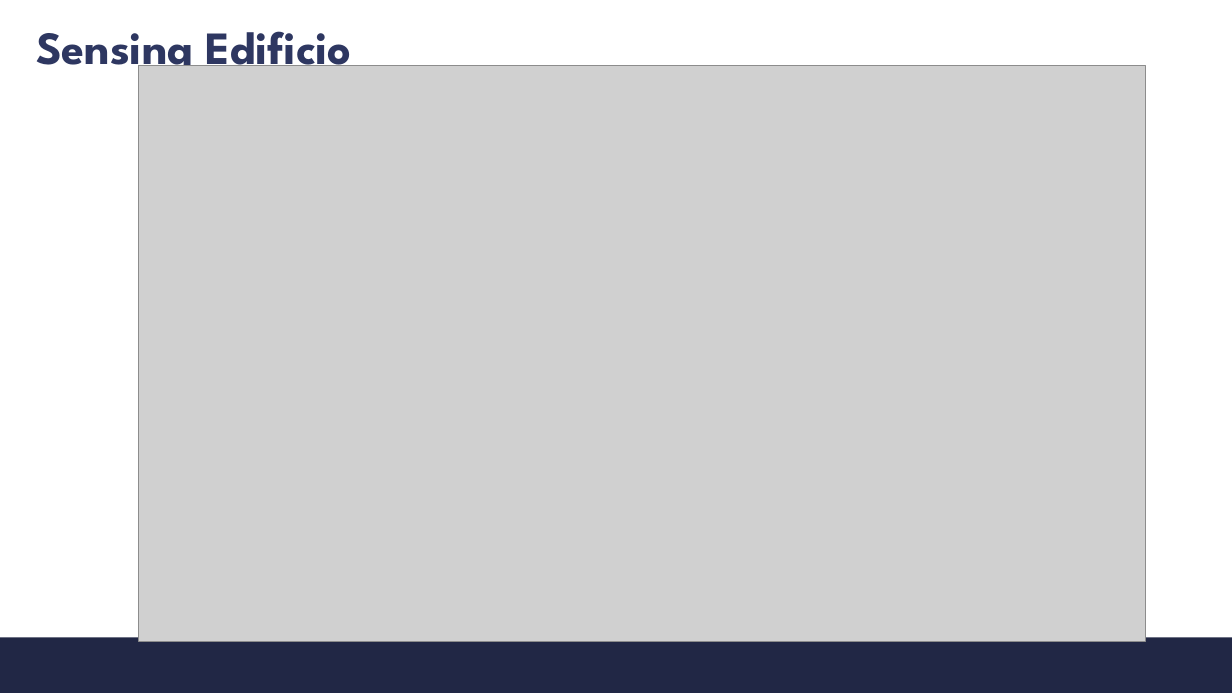
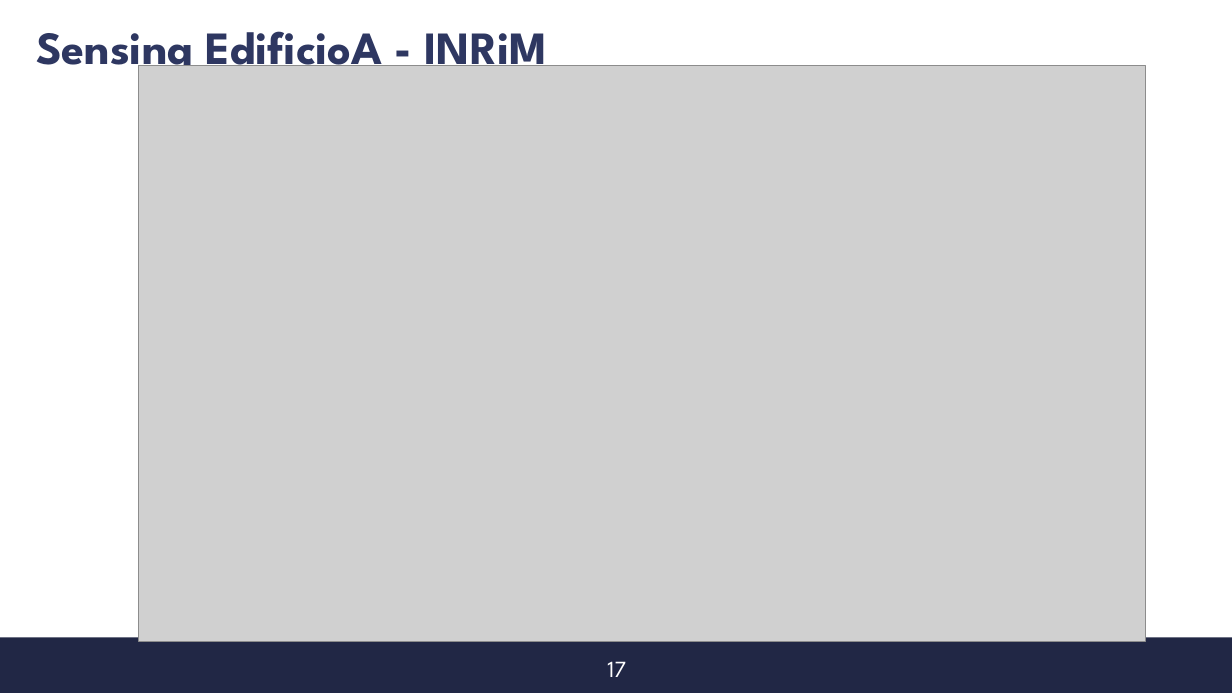
Before and after one commit to s347960/Presentazione, a slide deck: slide 19 of Presentazione_07_09 (1).pptx (slide 17 before the commit). Drawn at 1232x693 pixels with LibreOffice and Linux fonts; fonts in the diff are those of the drawing; grey boxes stand for pictures; background and template pictures are left out. Boxes give left, top, right and bottom in pixels: in the first picture for what was removed or moved away, otherwise in the second. Text is boxed around its words. In the diff, an @@ line names an element or a change of style, - is before the commit and + after.

```diff
--- a/Presentazione_07_09 (1).pptx
+++ b/Presentazione_07_09 (1).pptx
@@ title at <box>36,18,548,79</box>: text changed @@
-Sensing Edificio
+Sensing EdificioA - INRiM
@@ text added at <box>607,661,626,677</box>, 18 pt, text #FFFFFF @@
+17
```
Also in this commit, not shown: 16 other slides changed, 4 slides added, 2 slides removed.
